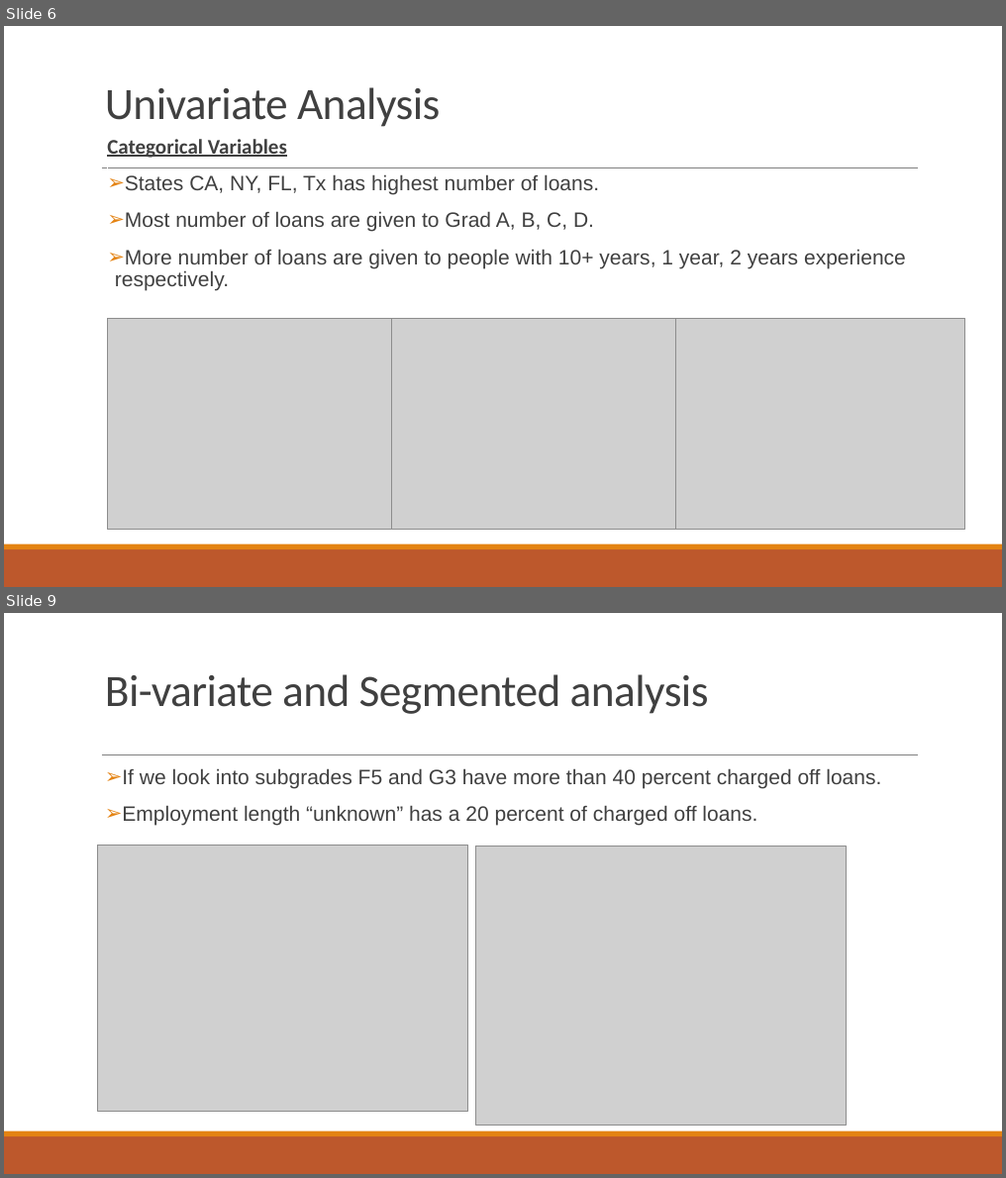
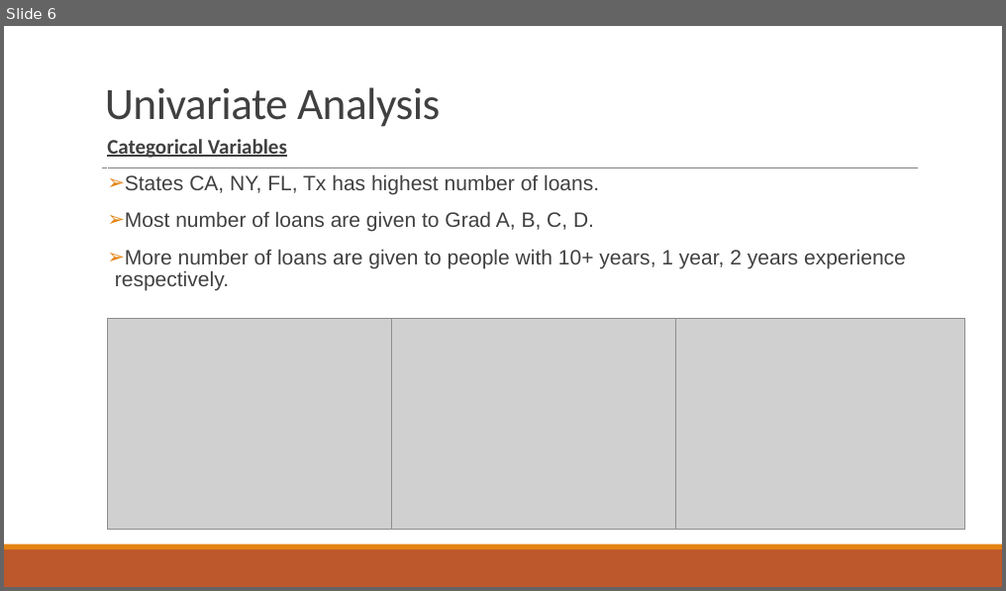
Before and after one commit to GTPrasad/Lending_Club_Case_Study, a slide deck: Lending Club case study.pptx. Shown one above the other, each under a label of ours: slides 6 and 9 before the commit, slide 6 after it; the slides between them are not shown. The pictures are 1006x1178 and 1006x591 pixels, drawn with LibreOffice and Linux fonts; fonts in the diff are those of the drawing; grey boxes stand for pictures. Boxes give left, top, right and bottom in pixels: in the first picture for what was removed or moved away, otherwise in the second. Text is boxed around its words. In the diff, an @@ line names an element or a change of style, - is before the commit and + after.

```diff
--- a/Lending Club case study.pptx
+++ b/Lending Club case study.pptx
@@ slide 9 removed at (4, 613, 1002, 1174), background #FFFFFF; not listed: 3 template elements that a slide beside it also shows @@
@@ title removed at (105, 674, 709, 714) @@
-Bi-variate and Segmented analysis
@@ text removed at (122, 768, 881, 825) @@
-➢ If we look into subgrades F5 and G3 have more than 40 percent charged off loans.
-➢ Employment length “unknown” has a 20 percent of charged off loans.
@@ picture removed at (98, 845, 467, 1111) @@
@@ picture removed at (476, 846, 846, 1125) @@
```
Also in this commit, not shown: 6 slides changed, 1 other slide removed, 1 other file.
